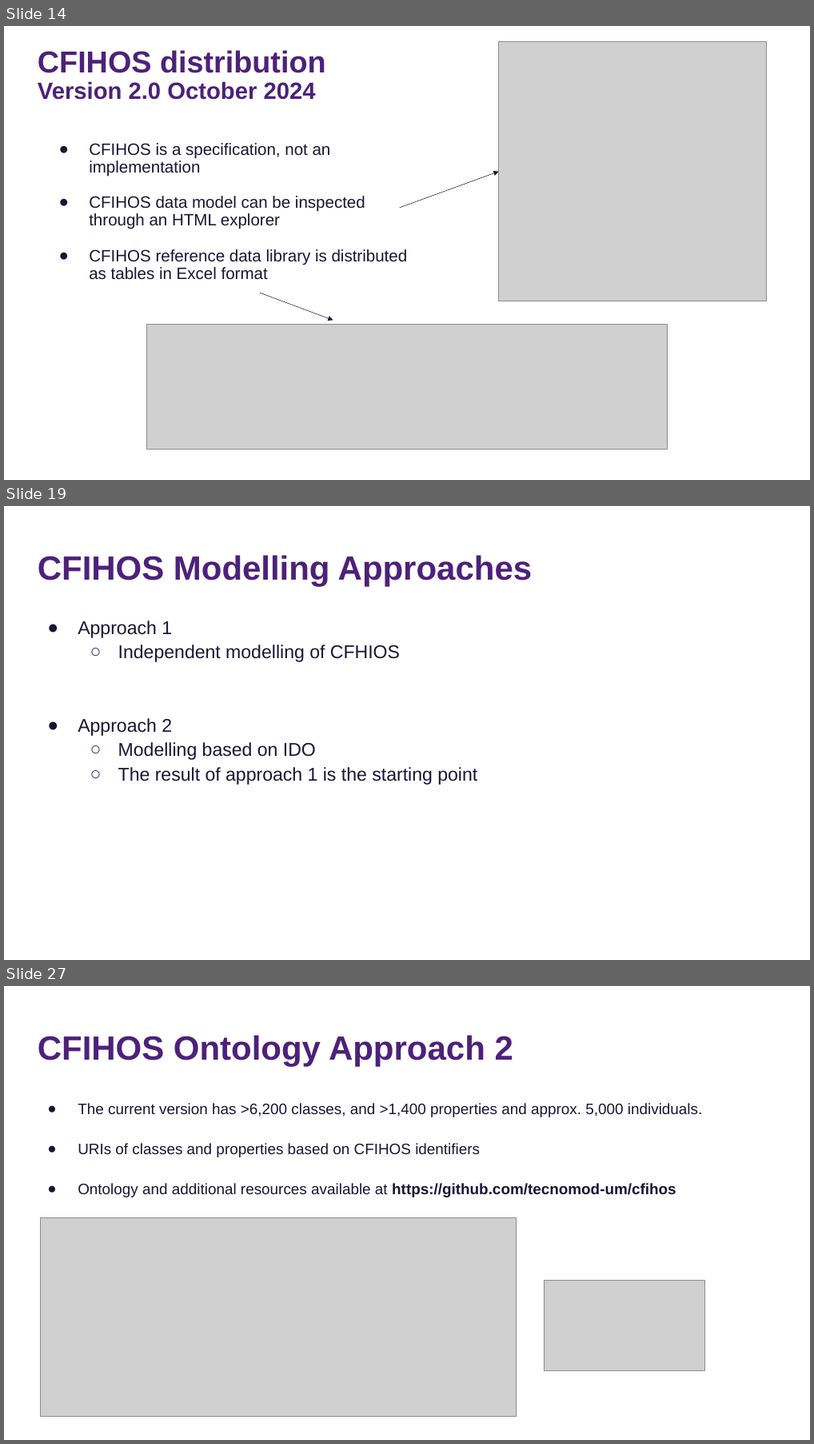
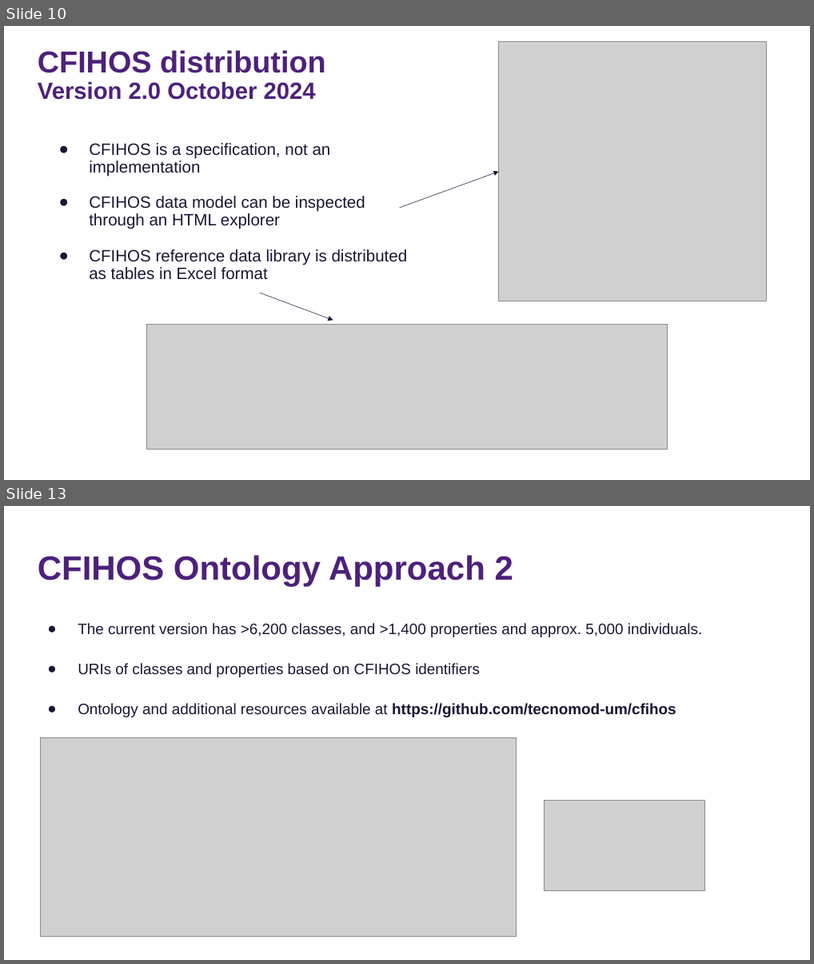
Before and after one commit to tecnomod-um/cfihos, a slide deck: docs/cfihos-ontology.pptx. Shown one above the other, each under a label of ours: slides 14, 19 and 27 before the commit, slides 10 and 13 after it; the slides between them are not shown. The pictures are 814x1444 and 814x964 pixels, drawn with LibreOffice and Linux fonts; fonts in the diff are those of the drawing; grey boxes stand for pictures. Boxes give left, top, right and bottom in pixels: in the first picture for what was removed or moved away, otherwise in the second. Text is boxed around its words. In the diff, an @@ line names an element or a change of style, - is before the commit and + after.

```diff
--- a/docs/cfihos-ontology.pptx
+++ b/docs/cfihos-ontology.pptx
@@ slide 19 removed at [4, 506, 810, 960], background #FFFFFF @@
@@ title removed at [38, 555, 532, 587] @@
-CFIHOS Modelling Approaches
@@ text removed at [78, 620, 478, 784] @@
-● Approach 1
-  ○ Independent modelling of CFHIOS
-● Approach 2
-  ○ Modelling based on IDO
-  ○ The result of approach 1 is the starting point
@@ what was slide 14 is now slide 10 @@
@@ what was slide 27 is now slide 13 @@
```
Also in this commit, not shown: 2 slides changed, 2 slides added, 15 other slides removed, 4 other files.
